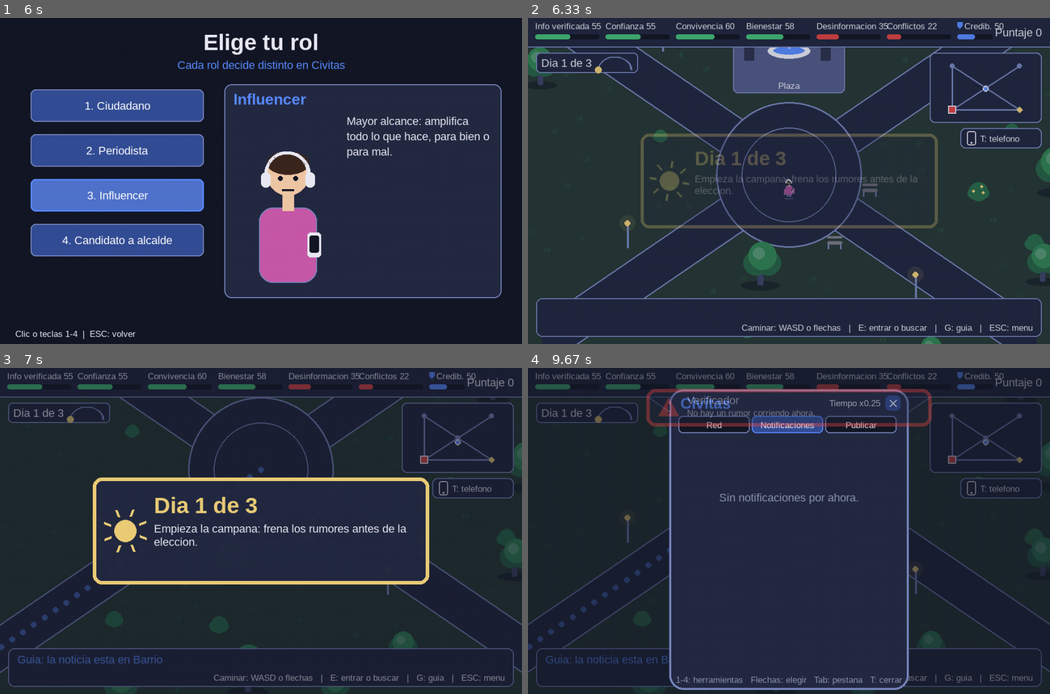
Above: before the commit, frames 1-4 (two rows, left to right).
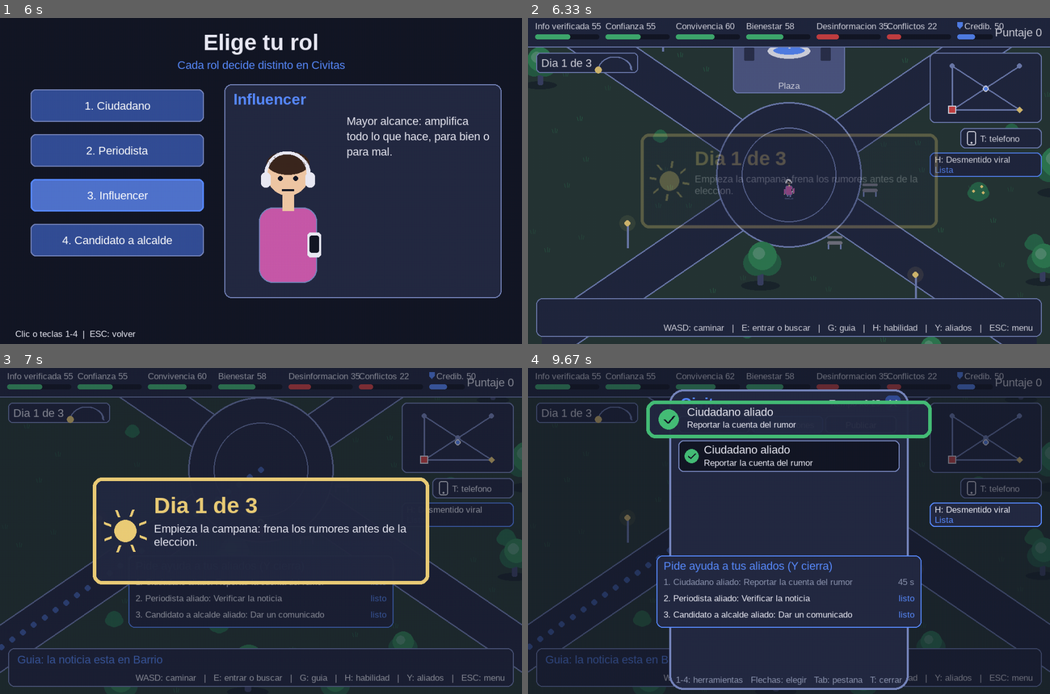
Above: after the commit, the same moments.

Repository: Jsvarela/POST-TRUTH
Game: pygame game, started from src/main.py
Two runs of this game, one before a commit and one after it. Both use one fixed random seed, a clock stepped at 60 frames per second and the inputs below.
Inputs (mouse positions are in pixels of both pictures, inside the frame that each line leads up to):
- Up to frame 1 (6 s): tap Enter at 0.33 s; hold 1 0.67-1.13 s; hold Right 0.67-1.13 s; move the mouse to (428, 171) at 0.7 s; hold 1 1.17-1.63 s; hold Right 1.17-1.63 s; hold 1 1.67-2.13 s; hold Right 1.67-2.13 s; move the mouse to (313, 252) at 1.7 s; hold Right 2.17-2.63 s; hold Up 2.67-2.97 s; hold Left 3.5-4.03 s; hold Down 4.07-4.37 s; hold Up 4.83-5.2 s; hold Right 5.23-5.87 s; click "3. Influencer" at 5.95 s
- Up to frame 2 (6.33 s): hold 1 from 6.23 s (still down); hold Down from 6.23 s (still down)
- Up to frame 3 (7 s): release 1 at 6.6 s; release Down at 6.6 s; tap Y at 6.63 s; tap G at 6.97 s
- Up to frame 4 (9.67 s): tap T at 7.3 s; hold 1 7.63-8 s; hold Down 7.63-8 s; hold H 8.03-8.4 s; hold Down 8.03-8.4 s; tap Y at 8.18, 9.32 s; click (789, 423) at 8.48 s; hold 1 8.77-9.13 s; hold Down 8.77-9.13 s; hold Down 9.17-9.53 s

Frame 1 is identical in both runs. In frame 2, 1.0% of the frame differs, in the area x 26-99%, y 41-97%; in frame 3, 1.7%; in frame 4, 12%, in the area x 22-99%, y 1-97%.

Commit message:
H usa la habilidad y Y pide ayuda a los aliados en la calle y el telefono; lupa mas grande del Periodista

Diff:
--- a/src/post_truth/controllers/investigacion_state.py
+++ b/src/post_truth/controllers/investigacion_state.py
@@ -3,15 +3,15 @@
 import pygame
 
 from post_truth.config import px
+from post_truth.models import roles
 from post_truth.controllers.base_state import BaseState
 from post_truth.sesion import FIN_DIA, PartidaSesion
 from post_truth.structures.arbol_dialogo import NodoDialogo
 from post_truth.views.anuncio_view import Anuncio, dibujar_anuncio
-from post_truth.views.investigacion_view import (PESTANAS, RECT_TARJETA, VEREDICTOS, VistaInvestigacion,
+from post_truth.views.investigacion_view import (PESTANAS, RADIO_LUPA, RECT_TARJETA, VEREDICTOS, VistaInvestigacion,
                                                  dibujar_investigacion, rect_opcion, rect_pestana, rect_testigo,
                                                  rect_veredicto, zonas_con_senal)
 
-MANTENER = 1.0          # segundos con la lupa encima para revelar una senal
 VELOCIDAD_LUPA = px(420)
 FLECHAS = {pygame.K_LEFT: (-1, 0), pygame.K_RIGHT: (1, 0), pygame.K_UP: (0, -1), pygame.K_DOWN: (0, 1)}
 TECLAS_VEREDICTO = {pygame.K_f: "falsa", pygame.K_v: "verdadera", pygame.K_n: "no_concluyente"}
@@ -57,7 +57,7 @@
         if zona is not self.bajo_lupa:
             self.bajo_lupa, self.mantenido = zona, 0.0
         self.mantenido += dt
-        if self.mantenido >= MANTENER:
+        if self.mantenido >= roles.mantener_lupa(self.sesion.jugador_actual.rol):
             self.sesion.investigar(self.jugador, pista)
             tipo = {"falsa": "malo", "verdadera": "bueno"}.get(pista.senal.value, "info")
             self.toast = Anuncio(pista.titulo, pista.hallazgo, tipo, grande=False, duracion=3.5)
@@ -176,11 +176,12 @@
         s = self.sesion
         nodo = self.raiz.seguir(self.camino) if self.raiz is not None else None
         return VistaInvestigacion(
-            s.arbol.event, s.jugador_actual.investigacion, self.pestana, self.lupa, self.mantenido / MANTENER,
+            s.arbol.event, s.jugador_actual.investigacion, self.pestana, self.lupa, self.mantenido / roles.mantener_lupa(s.jugador_actual.rol),
             [(t, s.puede_hablar(t)) for t in s.testigos()], self.elegido, self.charla,
             [o.texto for o in nodo.opciones] if nodo is not None else [],
             self.conclusion,
-            (s.tiempo_restante, s.tiempo_viral_total) if s.reloj_activo else None, self.t)
+            (s.tiempo_restante, s.tiempo_viral_total) if s.reloj_activo else None, self.t,
+            round(RADIO_LUPA * roles.lupa(s.jugador_actual.rol)))
 
     def draw(self, pantalla: pygame.Surface) -> None:
         tema = self.app.temas.actual
--- a/src/post_truth/controllers/mundo_state.py
+++ b/src/post_truth/controllers/mundo_state.py
@@ -5,6 +5,7 @@
 import pygame
 
 from post_truth.config import px, RUTA_EVENTOS, RUTA_GRAFO_CIUDAD, RUTA_GRAFO_SOCIAL, RUTA_MINIJUEGOS, RUTA_MUNDO
+from post_truth.controllers import roles_teclas
 from post_truth.controllers.base_state import BaseState
 from post_truth.decision_tree import load_trees
 from post_truth.models import Role
@@ -19,6 +20,7 @@
 from post_truth.views.anuncio_view import Anuncio, dibujar_anuncio
 from post_truth.views.decorado import generar as generar_decorado
 from post_truth.views.mundo_view import RECT_MINIMAPA, Camara, EstadoMundo, dibujar_mundo
+from post_truth.views.roles_view import dibujar_habilidad, dibujar_menu_aliados
 from post_truth.views.telefono_view import dibujar_icono
 
 DIRECCIONES = {
@@ -28,6 +30,7 @@
 DURACION_AVISO = 4.0
 ALERTA_VIRAL = 3.0   # segundos que late el icono del telefono cuando algo se vuelve viral
 RECT_TELEFONO = pygame.Rect(RECT_MINIMAPA.right - px(160), RECT_MINIMAPA.bottom + px(10), px(160), px(40))
+RECT_HABILIDAD = pygame.Rect(RECT_MINIMAPA.right - px(220), RECT_TELEFONO.bottom + px(8), px(220), px(48))
 
 
 def mapa_de_tiempos(mapa: GrafoCiudad, mundo: MundoCiudad) -> GrafoCiudad:
@@ -56,6 +59,7 @@
         self.anuncio: Anuncio | None = None   # grande, en el centro (el nuevo dia)
         self.toast: Anuncio | None = None     # corto, arriba
         self.alerta = 0.0
+        self.menu_aliados = False   # Y: pedir ayuda a los aliados
 
     @property
     def personaje(self) -> Personaje:
@@ -161,6 +165,11 @@
 
     def handle_event(self, event: pygame.event.Event) -> None:
         if event.type == pygame.KEYDOWN:
+            era, self.menu_aliados, aviso = roles_teclas.tecla(self.sesion, self.menu_aliados, event.key)
+            if aviso is not None:
+                self._avisar(aviso[1], aviso[0], aviso[2])
+            if era:
+                return
             if event.key == pygame.K_ESCAPE and self.menu:
                 self.menu = []
             elif event.key == pygame.K_ESCAPE:
@@ -240,6 +249,9 @@
         tema = self.app.temas.actual
         dibujar_mundo(pantalla, self.app.fuentes, tema, self.mundo, self.estado_vista())
         dibujar_icono(pantalla, self.app.fuentes, tema, RECT_TELEFONO, self.sesion.sin_leer, self.alerta, self.t)
+        dibujar_habilidad(pantalla, self.app.fuentes, tema, RECT_HABILIDAD, roles_teclas.habilidad(self.sesion))
+        if self.menu_aliados:
+            dibujar_menu_aliados(pantalla, self.app.fuentes, tema, roles_teclas.filas_aliados(self.sesion))
         if self.app.estados.actual is not self:   # detras del telefono: sin anuncios encima
             return
         for a in (self.toast, self.anuncio):
--- /dev/null
+++ b/src/post_truth/controllers/roles_teclas.py
@@ -0,0 +1,41 @@
+"""Teclas de roles, iguales en la calle y en el telefono: H usa la habilidad; Y abre el menu de aliados y 1-3 les
+pide ayuda."""
+import pygame
+
+from post_truth.models import roles
+from post_truth.sesion import PartidaSesion
+
+Aviso = tuple[str, str, str]   # (titulo, texto, tipo)
+
+
+def tecla(s: PartidaSesion, menu: bool, key: int) -> tuple[bool, bool, Aviso | None]:
+    """(la tecla era de roles, menu abierto despues, aviso a mostrar)."""
+    if key == pygame.K_h:
+        r = s.usar_habilidad(s.jugador_actual.id)
+        h = roles.HABILIDADES[s.jugador_actual.rol]
+        return True, menu, (h.nombre, h.descripcion if r.ok else roles.MOTIVOS.get(r.motivo, "No se pudo."),
+                            "bueno" if r.ok else "malo")
+    if key == pygame.K_y:
+        if not s.aliados():
+            return True, False, ("Aliados", "Todos los roles los juegan personas.", "info")
+        return True, not menu, None
+    if menu and key == pygame.K_ESCAPE:
+        return True, False, None
+    aliados = s.aliados()
+    if menu and pygame.K_1 <= key < pygame.K_1 + len(aliados):
+        rol = aliados[key - pygame.K_1]
+        r = s.pedir_ayuda(rol)
+        return True, False, (f"{rol.value} aliado", roles.AYUDAS[rol] if r.ok
+                             else roles.MOTIVOS.get(r.motivo, "No se pudo."), "bueno" if r.ok else "malo")
+    return False, menu, None
+
+
+def filas_aliados(s: PartidaSesion) -> list[tuple[str, float]]:
+    return [(f"{r.value} aliado: {roles.AYUDAS[r]}", s.falta(f"aliado:{r.name}")) for r in s.aliados()]
+
+
+def habilidad(s: PartidaSesion) -> tuple[str, float, float]:
+    """(nombre, segundos que faltan, enfriamiento total) de la habilidad del jugador de turno."""
+    j = s.jugador_actual
+    h = roles.HABILIDADES[j.rol]
+    return h.nombre, s.falta(f"habilidad:{j.id}"), h.enfriamiento
--- a/src/post_truth/controllers/telefono_state.py
+++ b/src/post_truth/controllers/telefono_state.py
@@ -1,11 +1,14 @@
 """Telefono Civitas (T en la calle): defender la red del rumor en vivo. Mientras esta abierto el mundo corre al 25%."""
 import pygame
 
+from post_truth.controllers import roles_teclas
 from post_truth.controllers.base_state import BaseState
+from post_truth.controllers.mundo_state import RECT_HABILIDAD
 from post_truth.models import posts
 from post_truth.sesion import FIN, FIN_DIA, HERRAMIENTAS, RITMO_TELEFONO
 from post_truth.views import sonido
 from post_truth.views.anuncio_view import Anuncio, dibujar_anuncio
+from post_truth.views.roles_view import dibujar_habilidad, dibujar_menu_aliados
 from post_truth.views.telefono_view import (CERRAR, HERRAMIENTAS as ORDEN, PESTANAS, RECT_PUBLICAR, VistaPublicar,
                                             VistaTelefono, ciudadano_en, dibujar_telefono, rect_fila,
                                             rect_herramienta, rect_pestana)
@@ -25,6 +28,7 @@
         self.anuncio: Anuncio | None = None
         self.seleccionado = s.en_vivo.autor if s.en_vivo is not None else self._orden()[0]
         self.fila = 0
+        self.menu_aliados = False
         self.eleccion = getattr(self, "eleccion", None) or {p: 0 for p in posts.PIEZAS}   # se recuerda lo armado
         if s.novedad == "crisis":   # la crisis abre el telefono sola, con su reloj
             s.novedad = ""
@@ -85,6 +89,11 @@
                 self.anuncio.cerrar()
             return
         if event.type == pygame.KEYDOWN:
+            era, self.menu_aliados, aviso = roles_teclas.tecla(self.app.partida, self.menu_aliados, event.key)
+            if aviso is not None:
+                self._avisar(*aviso)
+            if era:
+                return
             if event.key in (pygame.K_t, pygame.K_ESCAPE):
                 self._cerrar()
             elif event.key == pygame.K_TAB:
@@ -181,6 +190,9 @@
         tema = self.app.temas.actual
         self.app.estados.estado("mundo").draw(pantalla)   # la calle detras, quieta
         dibujar_telefono(pantalla, self.app.fuentes, tema, self.vista())
+        dibujar_habilidad(pantalla, self.app.fuentes, tema, RECT_HABILIDAD, roles_teclas.habilidad(self.app.partida))
+        if self.menu_aliados:
+            dibujar_menu_aliados(pantalla, self.app.fuentes, tema, roles_teclas.filas_aliados(self.app.partida))
         for a in (self.toast, self.anuncio):
             if a is not None:
                 dibujar_anuncio(pantalla, self.app.fuentes, tema, a)
--- a/src/post_truth/views/investigacion_view.py
+++ b/src/post_truth/views/investigacion_view.py
@@ -62,6 +62,7 @@
     conclusion: str           # "" o como resulto
     reloj: tuple[float, float] | None
     t: float
+    radio: int = RADIO_LUPA   # el Periodista la tiene mas grande
 
 
 def dibujar_investigacion(pantalla: pygame.Surface, fuentes: Fuentes, tema: Tema, v: VistaInvestigacion) -> None:
@@ -98,21 +99,21 @@
     dibujar_tarjeta(capa, fuentes, tema, RECT_TARJETA, v.evento, v.investigacion, ocultas=True)
     pantalla.blit(capa, RECT_TARJETA, RECT_TARJETA)
     # lupa: el pedazo de la tarjeta bajo ella, ampliado y recortado en circulo
-    lado = round(2 * RADIO_LUPA / ZOOM)
+    lado = round(2 * v.radio / ZOOM)
     origen = pygame.Rect(0, 0, lado, lado)
     origen.center = v.lupa
     origen.clamp_ip(capa.get_rect())
-    lente = pygame.Surface((2 * RADIO_LUPA, 2 * RADIO_LUPA), pygame.SRCALPHA)
+    lente = pygame.Surface((2 * v.radio, 2 * v.radio), pygame.SRCALPHA)
     lente.blit(pygame.transform.smoothscale(capa.subsurface(origen), lente.get_size()), (0, 0))
     mascara = pygame.Surface(lente.get_size(), pygame.SRCALPHA)
-    pygame.draw.circle(mascara, (255, 255, 255, 255), (RADIO_LUPA, RADIO_LUPA), RADIO_LUPA)
+    pygame.draw.circle(mascara, (255, 255, 255, 255), (v.radio, v.radio), v.radio)
     lente.blit(mascara, (0, 0), special_flags=pygame.BLEND_RGBA_MIN)
     pantalla.blit(lente, lente.get_rect(center=v.lupa))
-    pygame.draw.circle(pantalla, tema.texto, v.lupa, RADIO_LUPA, px(4))
-    mango = (v.lupa[0] + round(RADIO_LUPA * 0.7), v.lupa[1] + round(RADIO_LUPA * 0.7))
+    pygame.draw.circle(pantalla, tema.texto, v.lupa, v.radio, px(4))
+    mango = (v.lupa[0] + round(v.radio * 0.7), v.lupa[1] + round(v.radio * 0.7))
     pygame.draw.line(pantalla, tema.texto, mango, (mango[0] + px(30), mango[1] + px(30)), px(8))
     if v.mantenido > 0:   # cuanto falta para revelar
-        caja = pygame.Rect(0, 0, 2 * RADIO_LUPA + px(14), 2 * RADIO_LUPA + px(14))
+        caja = pygame.Rect(0, 0, 2 * v.radio + px(14), 2 * v.radio + px(14))
         caja.center = v.lupa
         pygame.draw.arc(pantalla, tema.acento, caja, math.pi / 2, math.pi / 2 + 2 * math.pi * v.mantenido, px(5))
 
--- a/src/post_truth/views/mundo_view.py
+++ b/src/post_truth/views/mundo_view.py
@@ -16,7 +16,7 @@
 from post_truth.views.mapa_view import _rombo
 from post_truth.views.theme import TEMAS, Tema
 
-AYUDA = "Caminar: WASD o flechas   |   E: entrar o buscar   |   G: guia   |   ESC: menu"
+AYUDA = "WASD: caminar   |   E: entrar o buscar   |   G: guia   |   H: habilidad   |   Y: aliados   |   ESC: menu"
 ALTO_PERSONAJE = 3.2
 PAJAROS = ((260, 70, 0.0), (300, 70, 0.6), (1100, -55, 9.0))
 RECT_MINIMAPA = pygame.Rect(ANCHO - px(16) - px(220), RECT_HUD.bottom + px(12), px(220), px(138))
--- /dev/null
+++ b/src/post_truth/views/roles_view.py
@@ -0,0 +1,40 @@
+"""HUD de la habilidad del rol y menu rapido de aliados (recarga en texto y en barra, no solo color)."""
+import math
+
+import pygame
+
+from post_truth.config import ANCHO, ALTO, px
+from post_truth.views.componentes import Fuentes
+from post_truth.views.theme import Tema
+
+
+def dibujar_habilidad(pantalla: pygame.Surface, fuentes: Fuentes, tema: Tema, rect: pygame.Rect,
+                      habilidad: tuple[str, float, float]) -> None:
+    nombre, falta, total = habilidad
+    pygame.draw.rect(pantalla, tema.panel, rect, border_radius=px(10))
+    if falta > 0:   # la barra se llena mientras recarga
+        lleno = round(rect.w * (1 - falta / total))
+        pygame.draw.rect(pantalla, tema.boton_off, (rect.x, rect.y, lleno, rect.h), border_radius=px(10))
+    pygame.draw.rect(pantalla, tema.acento if falta == 0 else tema.borde, rect, px(2), border_radius=px(10))
+    pantalla.blit(fuentes.chica.render(f"H: {nombre}", True, tema.texto), (rect.x + px(10), rect.y + px(4)))
+    estado = "Lista" if falta == 0 else f"Recarga {math.ceil(falta)} s"
+    pantalla.blit(fuentes.chica.render(estado, True, tema.acento if falta == 0 else tema.texto_off),
+                  (rect.x + px(10), rect.y + px(24)))
+
+
+def dibujar_menu_aliados(pantalla: pygame.Surface, fuentes: Fuentes, tema: Tema, filas: list[tuple[str, float]]) -> None:
+    alto = px(46) + len(filas) * px(32)
+    caja = pygame.Rect(0, 0, px(520), alto)
+    caja.midbottom = (ANCHO // 2, ALTO - px(130))
+    pygame.draw.rect(pantalla, tema.panel, caja, border_radius=px(12))
+    pygame.draw.rect(pantalla, tema.acento, caja, px(2), border_radius=px(12))
+    pantalla.blit(fuentes.normal.render("Pide ayuda a tus aliados (Y cierra)", True, tema.acento),
+                  (caja.x + px(14), caja.y + px(8)))
+    for i, (texto, falta) in enumerate(filas):
+        y = caja.y + px(42) + i * px(32)
+        listo = falta == 0
+        color = tema.texto if listo else tema.texto_off
+        pantalla.blit(fuentes.chica.render(f"{i + 1}. {texto}", True, color), (caja.x + px(14), y))
+        estado = fuentes.chica.render("listo" if listo else f"{math.ceil(falta)} s", True,
+                                      tema.acento if listo else tema.texto_off)
+        pantalla.blit(estado, estado.get_rect(topright=(caja.right - px(14), y)))
